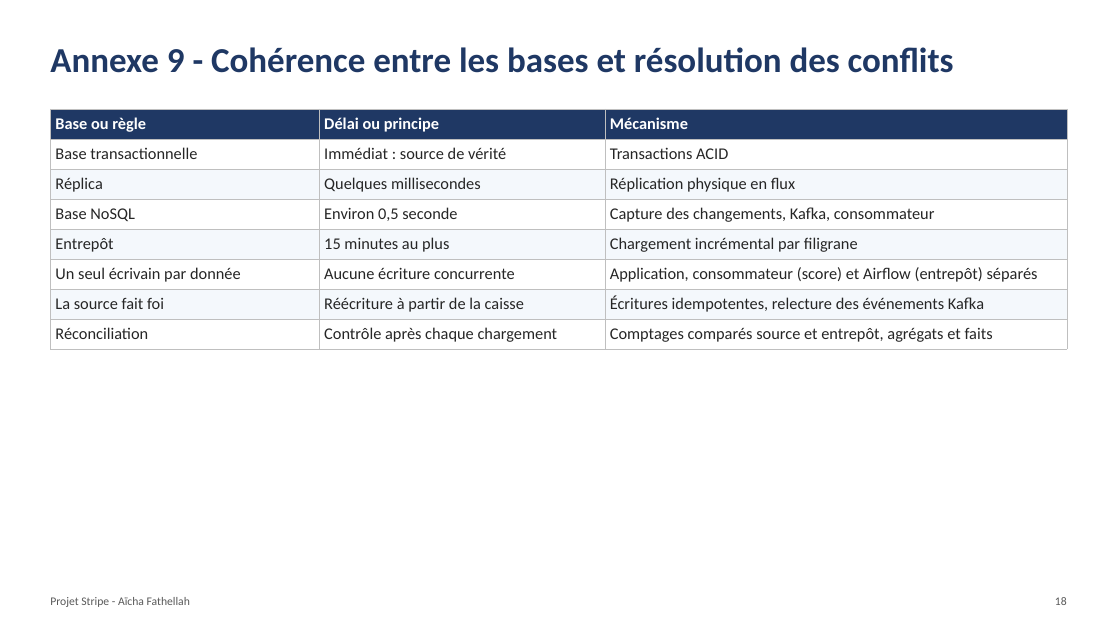
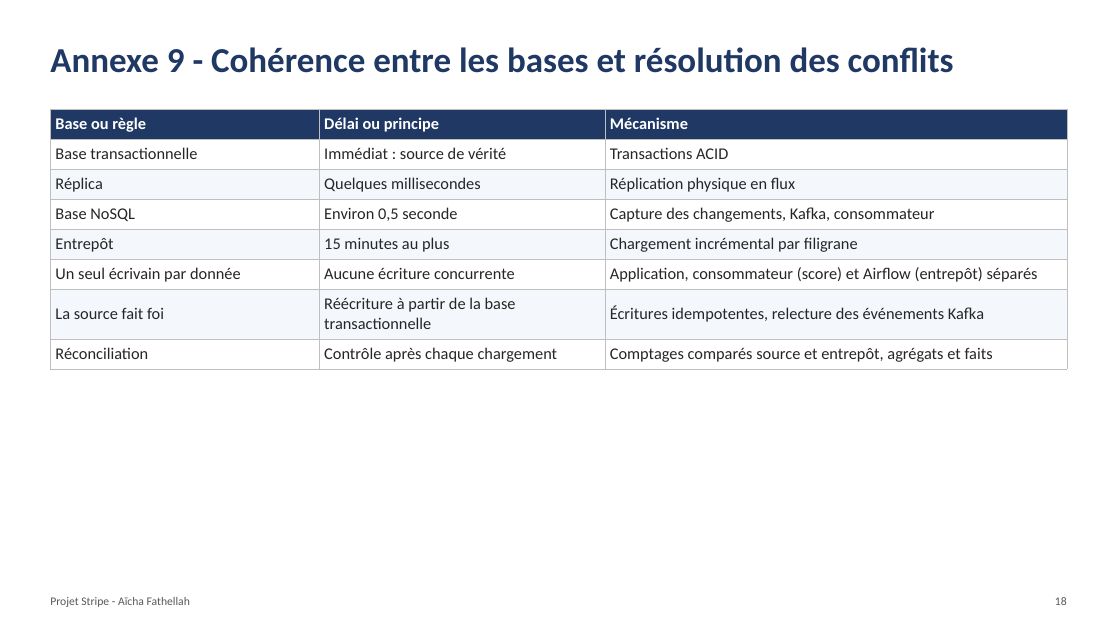
Before and after one commit to AichaFa/3-Projets_Lead, a slide deck: slide 18 of 2_Stripe_Business_Case/01_presentation/Presentation_Stripe.pptx. Drawn at 1120x630 pixels with LibreOffice and Linux fonts; fonts in the diff are those of the drawing. Boxes give left, top, right and bottom in pixels: in the first picture for what was removed or moved away, otherwise in the second. Text is boxed around its words. In the diff, an @@ line names an element or a change of style, - is before the commit and + after.

Commit message:
Présentation : corrections de texte (annexes 3, 4, 6, 8, 9 et résultats) ; schéma en étoile : cardinalités zéro ou plusieurs côté faits

```diff
--- a/2_Stripe_Business_Case/01_presentation/Presentation_Stripe.pptx
+++ b/2_Stripe_Business_Case/01_presentation/Presentation_Stripe.pptx
@@ table at [50, 109, 1067, 366] @@
-row 7, column 2: Réécriture à partir de la caisse
+row 7, column 2: Réécriture à partir de la base transactionnelle
```
Also in this commit, not shown: 5 other slides changed, 5 other files.
